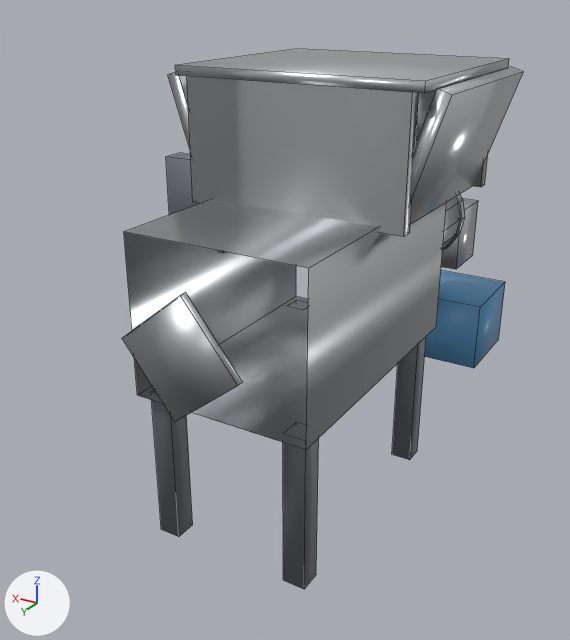
Renders of the FBX model Tools/butchery/fbx/SM_GRINDER.fbx from each side of a commit.
Both versions are drawn from a camera (50 mm lens) standing at (-1.62, 3.48, 2.27) and looking at (0.19, 0.46, 0.76). The lights are fixed; the arrows at lower left show +X, +Y and +Z. The picture after the commit comes second. Mesh edges are drawn as thin lines.

Names of what the first picture shows: 'SM_GRINDER'.
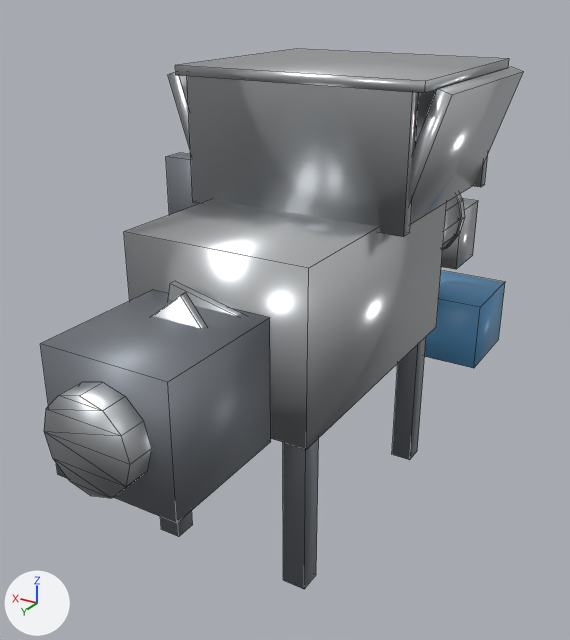
The newer file is also turned or shifted as a whole; pictures and numbers use the older file's frame.

Pixel boxes (x1, y1, x2, y2) of what changed, in the pictures (570 x 640 px):
'SM_GRINDER', reshaped (20% wider): before (122, 49, 523, 589); after (40, 49, 523, 589)
part 1 of me_sm_grinder, added: after (40, 290, 271, 523)
part 2 of me_sm_grinder, added: after (44, 382, 152, 498)
part 3 of me_sm_grinder, added: after (168, 281, 240, 316)

Diff of the bpy script that builds the scene:
```diff
--- a/Tools/butchery/fbx/SM_GRINDER.fbx.py
+++ b/Tools/butchery/fbx/SM_GRINDER.fbx.py
@@ me_sm_grinder @@
 # used by ob_sm_grinder; location = (0.0, 0.0, 0.0)
-me_sm_grinder.from_pydata(...)  # 218 vertices, 188 faces; spans x -0.65..0.65, y -1.54..1.54, z 0.0..1.95
+me_sm_grinder.from_pydata(...)  # 336 vertices, 287 faces; spans x -0.65..0.65, y -1.54..2.0, z 0.0..1.95
+# me_sm_grinder part 1: a new loose piece, a box spanning x -0.28..0.24, y 1.34..1.9, z 0.7..1.2, in mat_m_butchery_paintedframe (grey #868b93)
+# me_sm_grinder part 2: a new loose piece of 24 vertices spanning x -0.2..0.16, y 1.9..2.0, z 0.77..1.13, in mat_m_butchery_steelbrushed (light grey #c8cbce)
+# me_sm_grinder part 3: 16 vertices added at x -0.23..0.2, y 1.36..1.42, z 0.83..1.27
+# other edits to the shape of me_sm_grinder do not show in these pictures
 me_sm_grinder.materials.append(mat_m_butchery_stainless)
```
